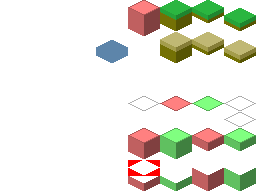
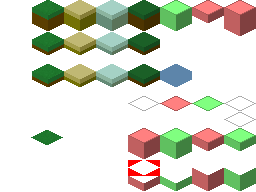
Two versions of the same layered image (256 × 192). Layer-by-layer changes:
added layer "Layer #1" (soft light) above "Pasted Layer" over left=31, top=0, right=64, bottom=145
added layer "Pasted Layer" above "Layer" over left=31, top=130, right=63, bottom=145
painted on "Layer" over left=32, top=0, right=256, bottom=87
painted on "Tileset.png" over left=46, top=0, right=256, bottom=87
